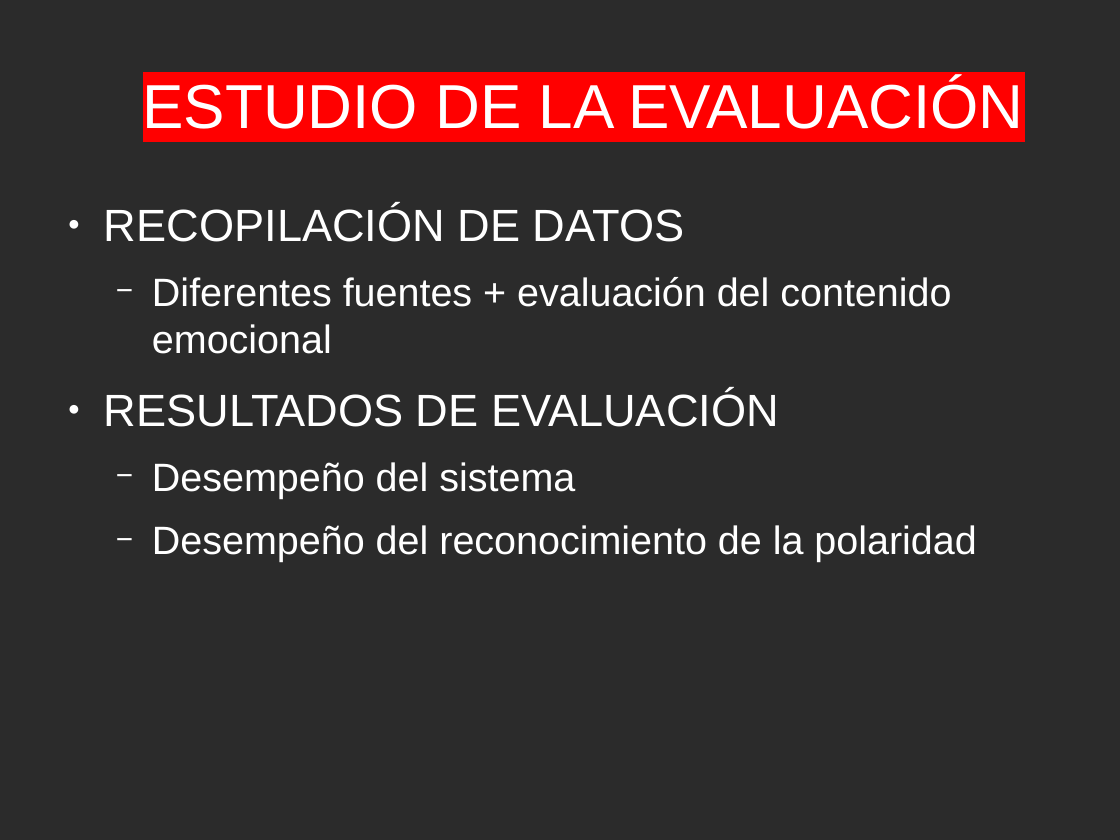
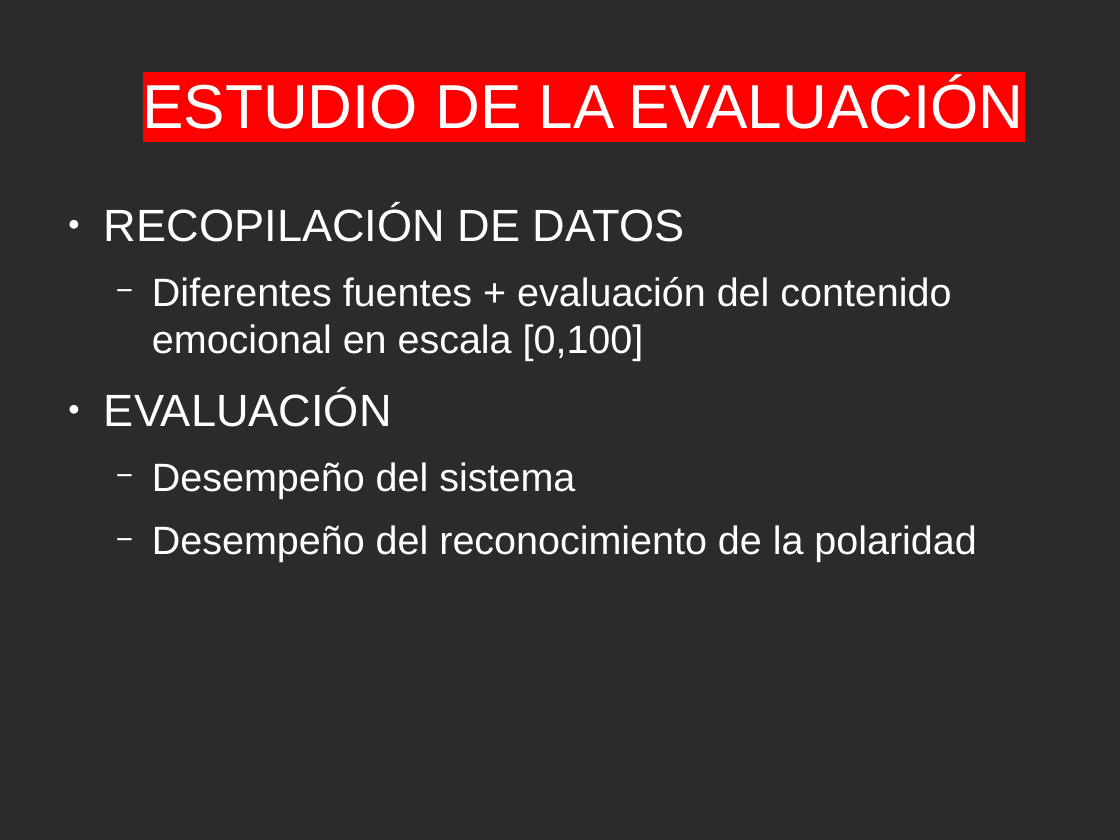
Before and after one commit to p72losaj/Mineria-de-Datos-Avanzada, a slide deck: slide 8 of TRABAJOS/TRABAJO_1/PresentacionTrabajo.odp. Drawn at 1120x840 pixels with LibreOffice and Linux fonts; fonts in the diff are those of the drawing; background and template pictures are left out; a plain dark background stands for a picture behind light text. Boxes give left, top, right and bottom in pixels: in the first picture for what was removed or moved away, otherwise in the second. Text is boxed around its words. In the diff, an @@ line names an element or a change of style, - is before the commit and + after.

```diff
--- a/TRABAJOS/TRABAJO_1/PresentacionTrabajo.odp
+++ b/TRABAJOS/TRABAJO_1/PresentacionTrabajo.odp
@@ text at <box>104,277,951,427</box>: text changed @@
-  − Diferentes fuentes + evaluación del contenido emocional
-● RESULTADOS DE EVALUACIÓN
+  − Diferentes fuentes + evaluación del contenido emocional en escala [0,100]
+● EVALUACIÓN
```
Also in this commit, not shown: 2 other slides changed, 1 other file.
